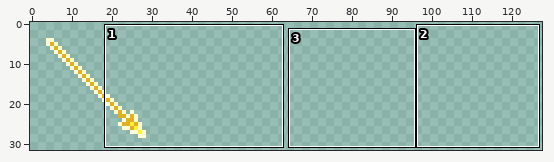
Edited in one commit: sprite sheet (assets/spear.png). The picture above shows the old version from afar; the outline marks the close-up.
Close-up. Earlier state:
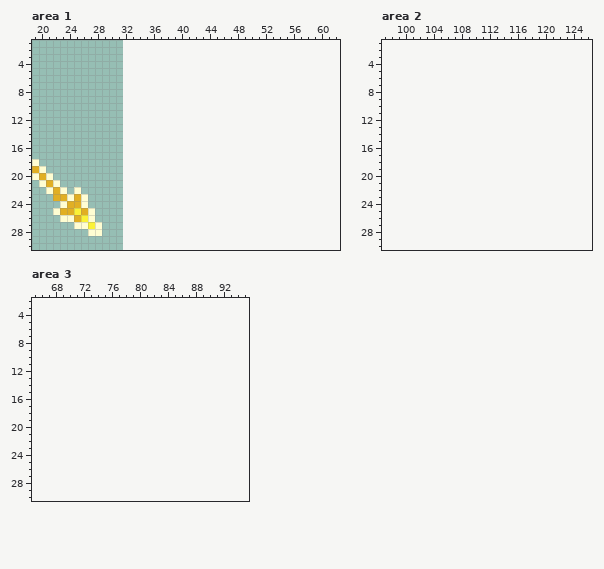
The file is 32x32 pixels. Shown: area 1: x 19..62, y 1..30; area 2: x 97..126, y 1..30; area 3: x 65..95, y 2..30. The old version is drawn lined up with the new one, on the new canvas.
Once edited:
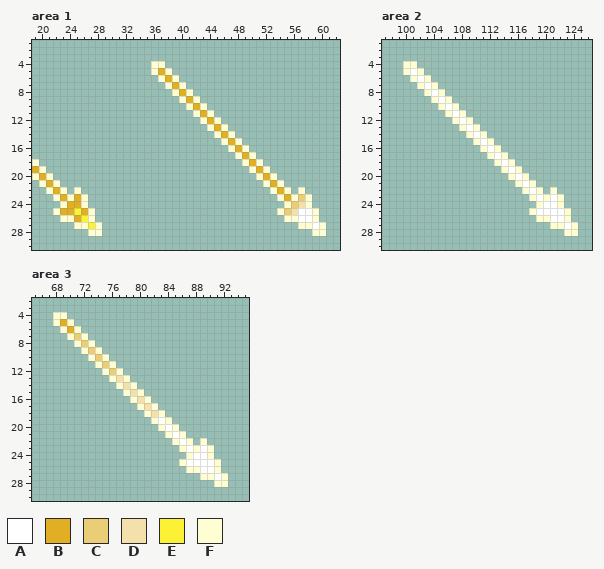
Palette (. is transparent): A #ffffff  B #e1af23  C #eccd77  D #f3e0ab  E #fbf236  F #fffdd2
The edit:
canvas 32x32 -> 128x32
Area 1:
y 4: x 36..37 .. -> FF
y 5: x 36..38 ... -> FBF
y 6: x 37..39 ... -> FBF
y 7: x 38..40 ... -> FBF
y 8: x 39..41 ... -> FBF
y 9: x 40..42 ... -> FBF
y 10: x 41..43 ... -> FBF
y 11: x 42..44 ... -> FBF
y 12: x 43..45 ... -> FBF
y 13: x 44..46 ... -> FBF
y 14: x 45..47 ... -> FBF
y 15: x 46..48 ... -> FBF
y 16: x 47..49 ... -> FBF
y 17: x 48..50 ... -> FBF
y 18: x 49..51 ... -> FBF
y 19: x 50..52 ... -> FBF
y 20: x 51..53 ... -> FBF
y 21: x 52..54 ... -> FBF
y 22: x 53..55 ... -> FBF; x 57 . -> F
y 23: x 22 B -> F; x 54..58 ..... -> FBFCF
y 24: x 55..58 .... -> FCDF
y 25: x 54..59 ...... -> FCDAAF
y 26: x 55..59 ..... -> FFAAF
y 27: x 57..60 .... -> FFAF
y 28: x 59..60 .. -> FF
Area 2:
y 4: x 100..101 .. -> FF
y 5: x 100..102 ... -> FAF
y 6: x 101..103 ... -> FAF
y 7: x 102..104 ... -> FAF
y 8: x 103..105 ... -> FAF
y 9: x 104..106 ... -> FAF
y 10: x 105..107 ... -> FAF
y 11: x 106..108 ... -> FAF
y 12: x 107..109 ... -> FAF
y 13: x 108..110 ... -> FAF
y 14: x 109..111 ... -> FAF
y 15: x 110..112 ... -> FAF
y 16: x 111..113 ... -> FAF
y 17: x 112..114 ... -> FAF
y 18: x 113..115 ... -> FAF
y 19: x 114..116 ... -> FAF
y 20: x 115..117 ... -> FAF
y 21: x 116..118 ... -> FAF
y 22: x 117..119 ... -> FAF; x 121 . -> F
y 23: x 118..122 ..... -> FAFAF
y 24: x 119..122 .... -> FAAF
y 25: x 118..123 ...... -> FAAAAF
y 26: x 119..123 ..... -> FFAAF
y 27: x 121..124 .... -> FFAF
y 28: x 123..124 .. -> FF
Area 3:
y 4: x 68..69 .. -> FF
y 5: x 68..70 ... -> FBF
y 6: x 69..71 ... -> FBF
y 7: x 70..72 ... -> FCF
y 8: x 71..73 ... -> FCF
y 9: x 72..74 ... -> FCF
y 10: x 73..75 ... -> FCF
y 11: x 74..76 ... -> FCF
y 12: x 75..77 ... -> FCF
y 13: x 76..78 ... -> FDF
y 14: x 77..79 ... -> FDF
y 15: x 78..80 ... -> FDF
y 16: x 79..81 ... -> FDF
y 17: x 80..82 ... -> FDF
y 18: x 81..83 ... -> FDF
y 19: x 82..84 ... -> FAF
y 20: x 83..85 ... -> FAF
y 21: x 84..86 ... -> FAF
y 22: x 85..87 ... -> FAF; x 89 . -> F
y 23: x 86..90 ..... -> FAFAF
y 24: x 87..90 .... -> FAAF
y 25: x 86..91 ...... -> FAAAAF
y 26: x 87..91 ..... -> FFAAF
y 27: x 89..92 .... -> FFAF
y 28: x 91..92 .. -> FF
